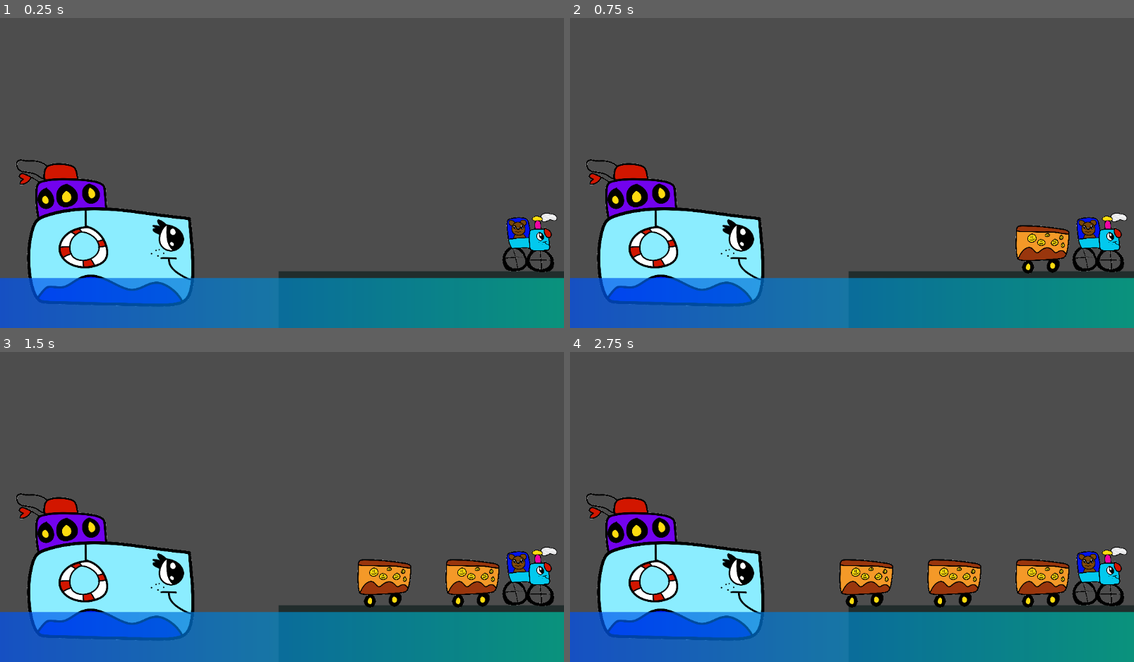
Above: before the commit, frames 1-4 (two rows, left to right).
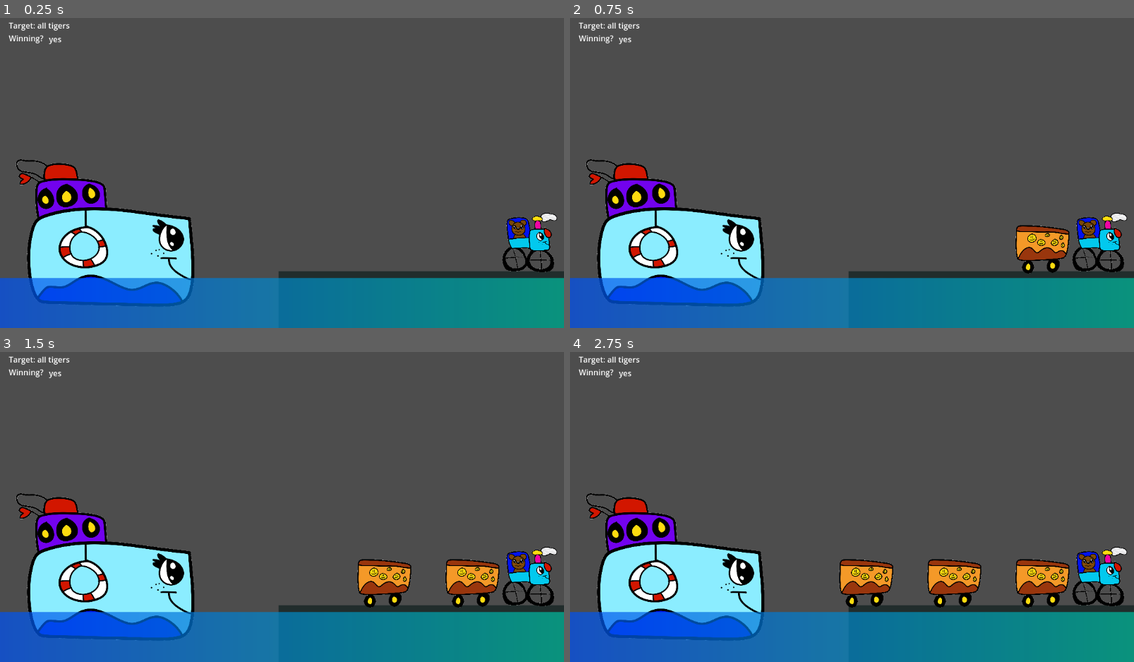
Above: after the commit, the same moments.

Repository: Huntracony/cute-crate-carrier
Game: Godot game, scene res://root.tscn
The game is run twice, just before and just after one commit, with the same random seed, the same clock (stepped at 60 frames per second) and the same inputs.
Inputs (mouse positions are in pixels of both pictures, inside the frame that each line leads up to):
- Up to frame 1 (0.25 s): no input
- Up to frame 2 (0.75 s): tap Enter at 0.5 s; move the mouse to (976, 154) at 0.52 s; click (976, 154) at 0.67 s
- Up to frame 3 (1.5 s): tap Space at 1.25 s; drag from (169, 519) to (411, 438) at 1.27 s
- Up to frame 4 (2.75 s): tap Enter at 2 s; move the mouse to (908, 432) at 2.02 s; click (908, 432) at 2.17 s

The runs differ from the first frame. In frame 1, 0.2% of the frame differs, in the area x 1-13%, y 1-9%; in frame 2, 0.2%; in frame 3, 0.2%; in frame 4, 0.2%.

Commit message:
Post-merge fixes, round two of two
Also added a temp UI win indicator

Diff:
--- a/force-line.gd
+++ b/force-line.gd
@@ -1,7 +1,6 @@
 extends Line2D
 
 func setLine(a, b, intensity):
-	print(intensity)
 	points = PackedVector2Array([(a), (b)])
 	var hue = (1-intensity)/3
 	default_color = Color.from_hsv(hue, 1.0, 1.0, 0.5)
--- a/root.tscn
+++ b/root.tscn
@@ -7,6 +7,7 @@
 [ext_resource type="Script" path="res://win-area.gd" id="3_rgiwx"]
 [ext_resource type="PackedScene" uid="uid://ckoa0m1jy3jsy" path="res://train_head.tscn" id="4_1msqe"]
 [ext_resource type="Script" path="res://CartContainer.gd" id="5_1t2ft"]
+[ext_resource type="Script" path="res://win-indicator.gd" id="8_06xmi"]
 
 [sub_resource type="Gradient" id="Gradient_umq7s"]
 colors = PackedColorArray(0, 0.266667, 1, 0.709804, 0, 1, 0.45098, 0.67451)
@@ -16,7 +17,7 @@
 width = 242
 
 [sub_resource type="RectangleShape2D" id="RectangleShape2D_6h1dg"]
-size = Vector2(1037, 647)
+size = Vector2(1027, 707)
 
 [node name="Node2D" type="Node2D"]
 script = ExtResource("1_k14tb")
@@ -59,8 +60,26 @@
 script = ExtResource("2_dsta5")
 
 [node name="WinArea" type="Area2D" parent="."]
+unique_name_in_owner = true
 script = ExtResource("3_rgiwx")
 
 [node name="CollisionShape2D" type="CollisionShape2D" parent="WinArea"]
-position = Vector2(1143.5, 7.5)
+position = Vector2(1148.5, 37.5)
 shape = SubResource("RectangleShape2D_6h1dg")
+
+[node name="CanvasLayer" type="CanvasLayer" parent="."]
+
+[node name="Label" type="Label" parent="CanvasLayer"]
+offset_left = 18.0
+offset_top = 18.0
+offset_right = 89.0
+offset_bottom = 44.0
+text = "Target: all tigers
+Winning?"
+
+[node name="Label2" type="Label" parent="CanvasLayer"]
+offset_left = 100.0
+offset_top = 46.0
+offset_right = 140.0
+offset_bottom = 69.0
+script = ExtResource("8_06xmi")
--- a/win-area.gd
+++ b/win-area.gd
@@ -1,13 +1,7 @@
 extends Area2D
 
-var target = "tiger"
-
-func _physics_process(_delta):
-	pass
-#	print(haveWon())
-
 # TODO: check at rest and not being held
-func haveWon():
+func haveWon(target):
 	var targetCratesFound = 0
 	var targetCratesTotal = get_tree().get_nodes_in_group(target).size()
 	for bod in get_overlapping_bodies():
--- /dev/null
+++ b/win-indicator.gd
@@ -0,0 +1,9 @@
+extends Label
+
+var target = "tiger"
+
+func _process(_delta):
+	if %WinArea.haveWon(target):
+		text = "yes"
+	else:
+		text = "no"
Not shown: 1 places in root.tscn that only renumber resources
